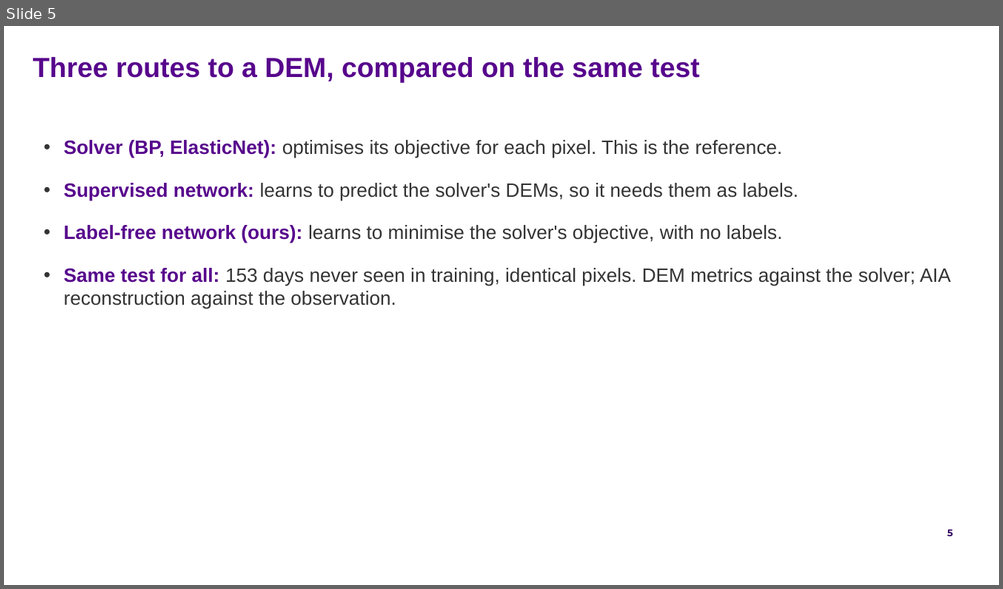
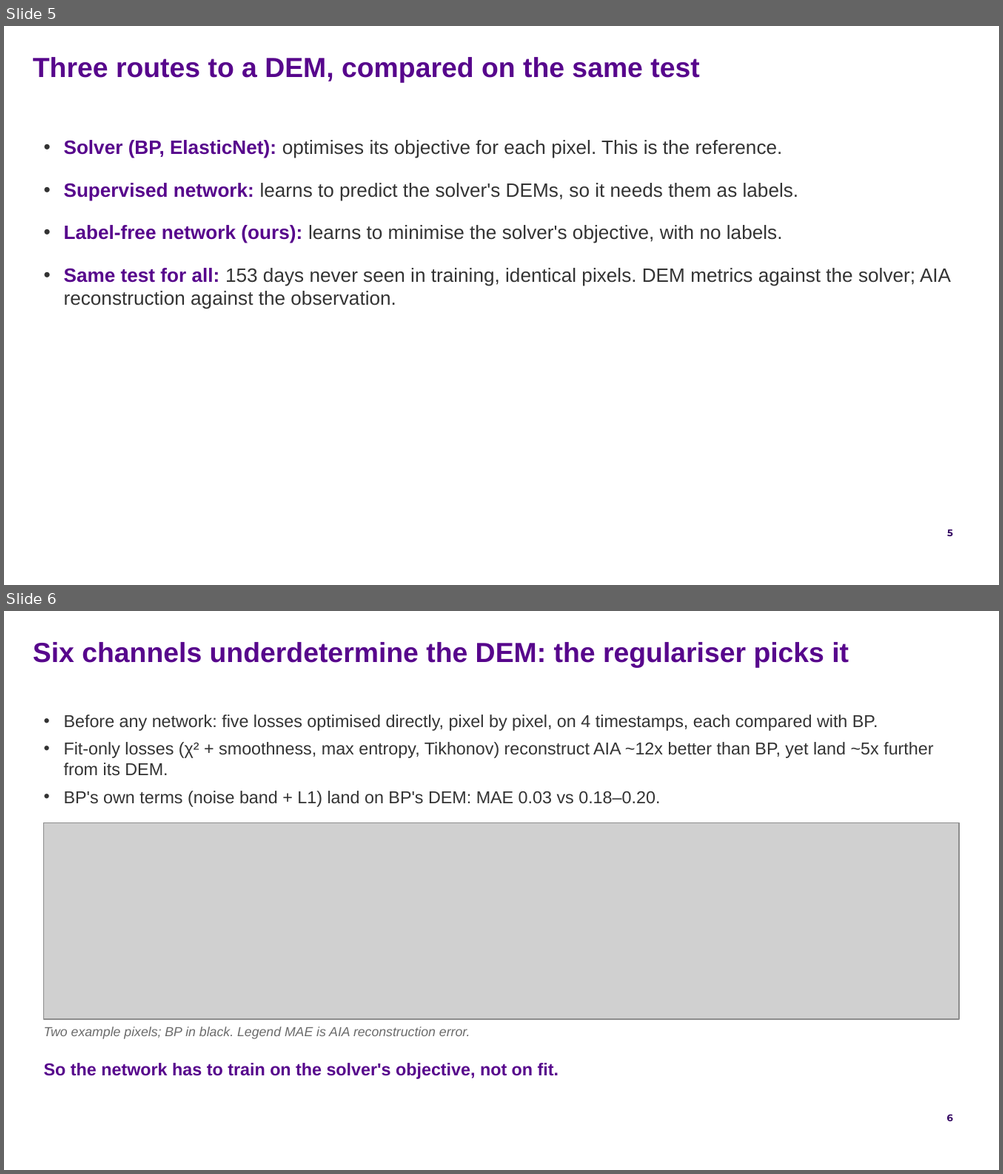
Before and after one commit to FruitPnchSamuraiG/solar-dem-inversion, a slide deck: slides/DEM_deck_v2.pptx. Shown one above the other, each under a label of ours: slide 5 before the commit, slides 5 and 6 after it. The pictures are 1003x589 and 1003x1174 pixels, drawn with LibreOffice and Linux fonts; fonts in the diff are those of the drawing; grey boxes stand for pictures; background and template pictures are left out. Boxes give left, top, right and bottom in pixels: in the first picture for what was removed or moved away, otherwise in the second. Text is boxed around its words. In the diff, an @@ line names an element or a change of style, - is before the commit and + after.

```diff
--- a/slides/DEM_deck_v2.pptx
+++ b/slides/DEM_deck_v2.pptx
@@ slide 6 added at (x1=4, y1=611, x2=999, y2=1170), background #FFFFFF; not listed: 1 template element that a slide beside it also shows @@
@@ text added at (x1=33, y1=642, x2=848, y2=668), 20 pt, text #57068C, bold @@
+Six channels underdetermine the DEM: the regulariser picks it
@@ text added at (x1=64, y1=715, x2=933, y2=807), 12.5 pt, text #333333 @@
+• Before any network: five losses optimised directly, pixel by pixel, on 4 timestamps, each compared with BP.
+• Fit-only losses (χ² + smoothness, max entropy, Tikhonov) reconstruct AIA ~12x better than BP, yet land ~5x further from its DEM.
+• BP's own terms (noise band + L1) land on BP's DEM: MAE 0.03 vs 0.18–0.20.
@@ picture added at (x1=44, y1=823, x2=959, y2=1019) @@
@@ text added at (x1=44, y1=1027, x2=470, y2=1039), 9.5 pt, text #6B6B6B, italic @@
+Two example pixels; BP in black. Legend MAE is AIA reconstruction error.
@@ text added at (x1=44, y1=1063, x2=558, y2=1079), 12.5 pt, text #57068C, bold @@
+So the network has to train on the solver's objective, not on fit.
```
Also in this commit, not shown: 3 other files.
